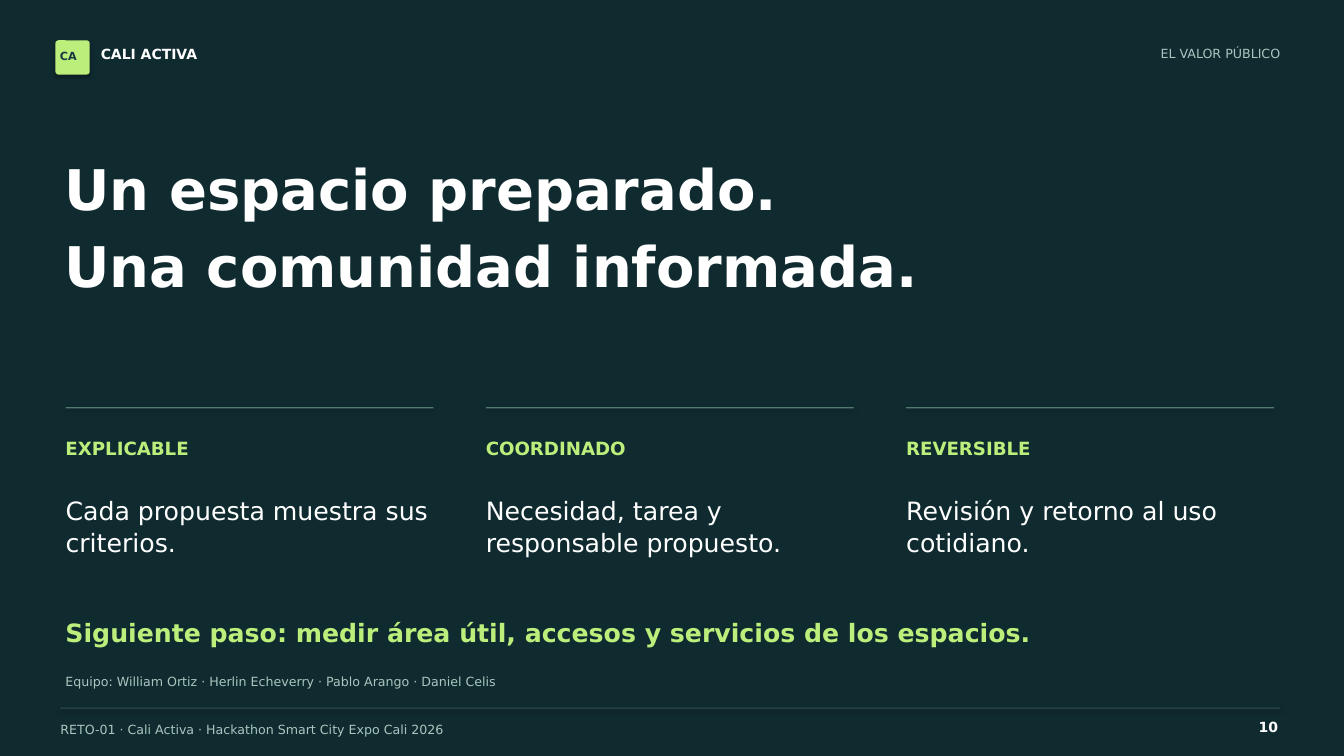
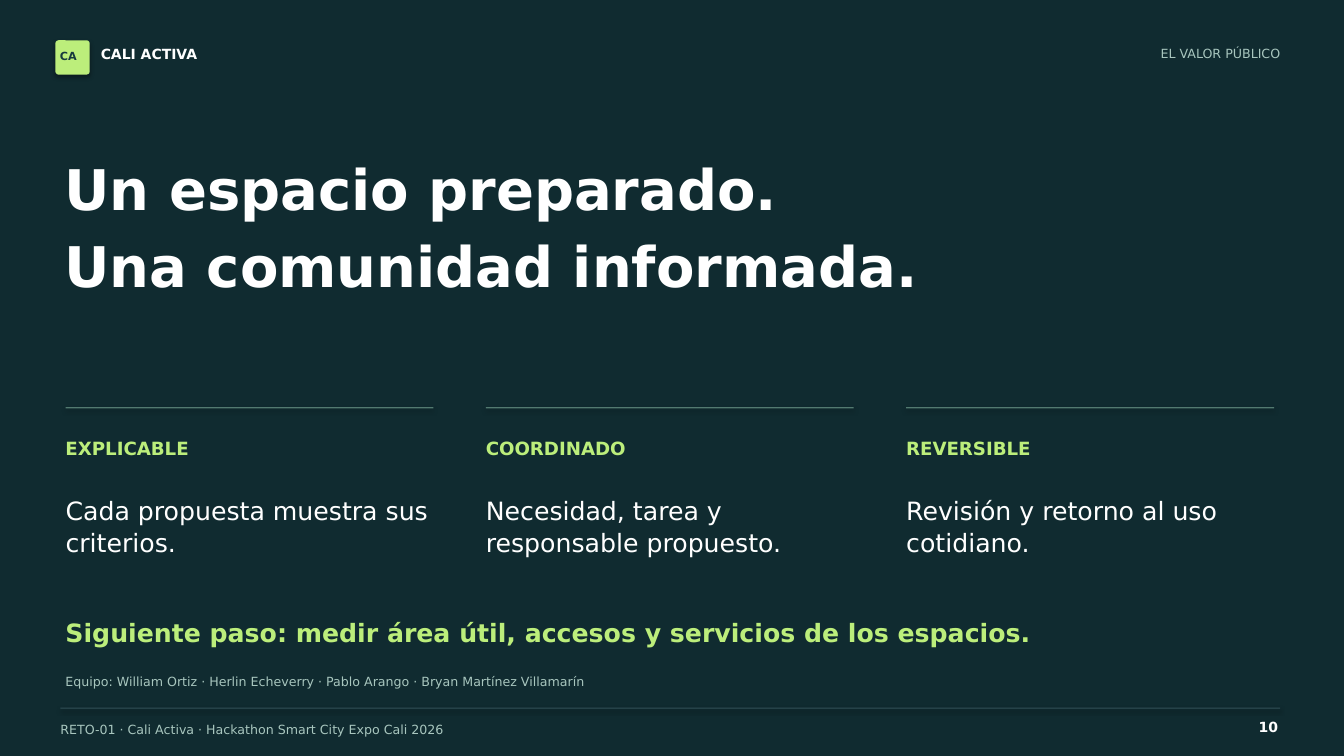
Before and after one commit to leonidas452528/hackaton-camaracomercio2026, a slide deck: slide 10 of entregables/presentacion/Cali_Activa_Presentacion.pptx. Drawn at 1344x756 pixels with LibreOffice and Linux fonts; fonts in the diff are those of the drawing. Boxes give left, top, right and bottom in pixels: in the first picture for what was removed or moved away, otherwise in the second. Text is boxed around its words. In the diff, an @@ line names an element or a change of style, - is before the commit and + after.

```diff
--- a/entregables/presentacion/Cali_Activa_Presentacion.pptx
+++ b/entregables/presentacion/Cali_Activa_Presentacion.pptx
@@ text at [65, 676, 584, 689]: text changed @@
-Equipo: William Ortiz · Herlin Echeverry · Pablo Arango · Daniel Celis
+Equipo: William Ortiz · Herlin Echeverry · Pablo Arango · Bryan Martínez Villamarín
```
Also in this commit, not shown: 20 other files.
